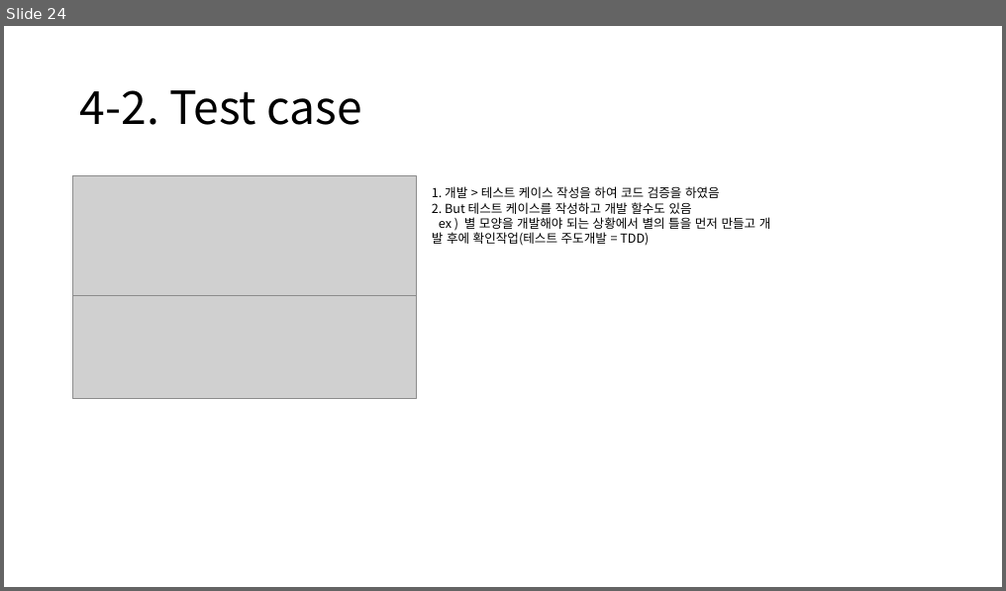
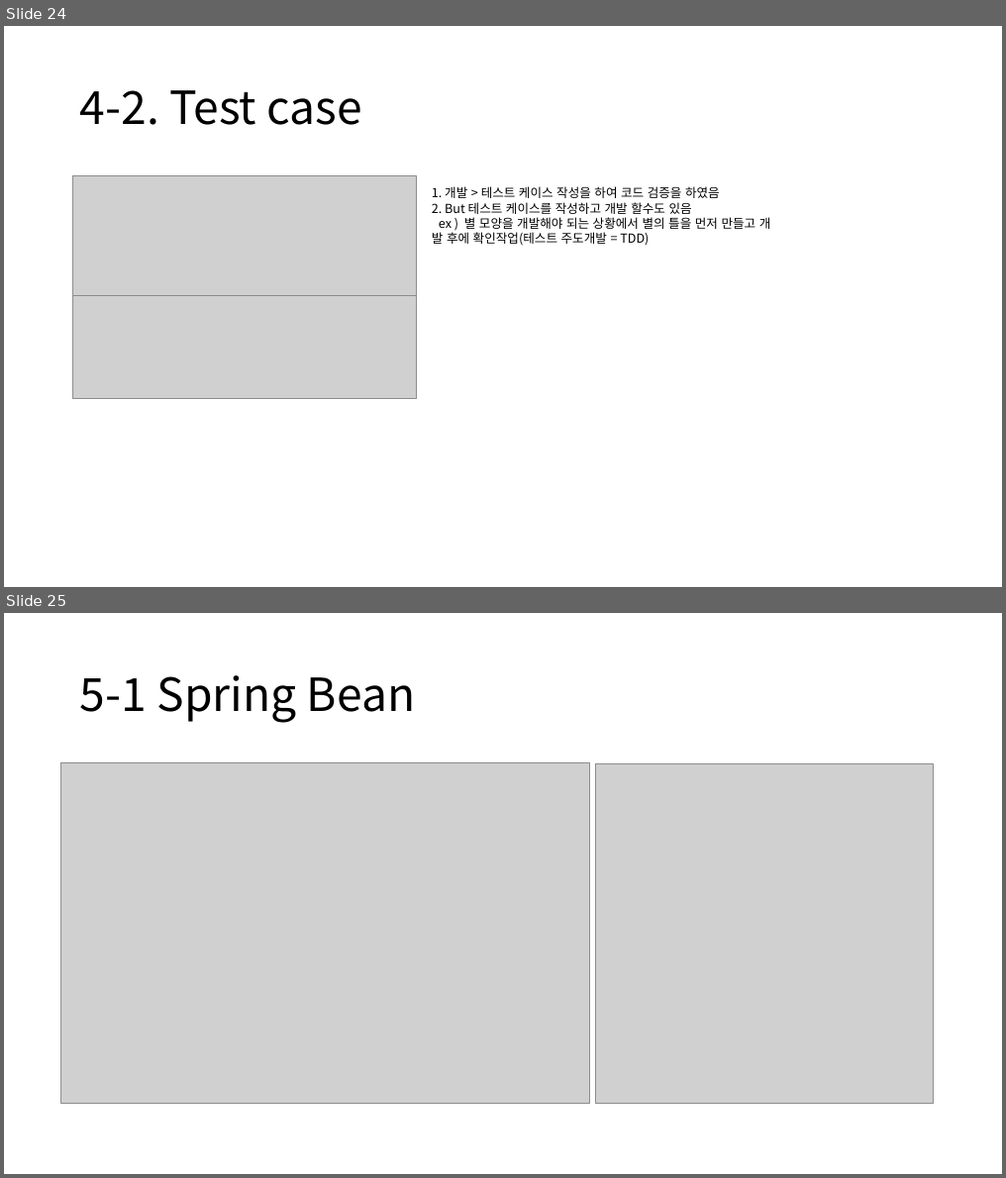
Before and after one commit to rkadbwkd/Spring-basic, a slide deck: Spring-basic.pptx. Shown one above the other, each under a label of ours: slide 24 before the commit, slides 24 and 25 after it. The pictures are 1006x591 and 1006x1178 pixels, drawn with LibreOffice and Linux fonts; fonts in the diff are those of the drawing; grey boxes stand for pictures. Boxes give left, top, right and bottom in pixels: in the first picture for what was removed or moved away, otherwise in the second. Text is boxed around its words. In the diff, an @@ line names an element or a change of style, - is before the commit and + after.

```diff
--- a/Spring-basic.pptx
+++ b/Spring-basic.pptx
@@ slide 25 added at (x1=4, y1=613, x2=1002, y2=1174), background #FFFFFF @@
@@ title added at (x1=80, y1=675, x2=415, y2=723), 44 pt, text #000000 @@
+5-1 Spring Bean
@@ picture added at (x1=60, y1=762, x2=589, y2=1104) @@
@@ picture added at (x1=595, y1=764, x2=934, y2=1103) @@
```
Also in this commit, not shown: 5 other files.
